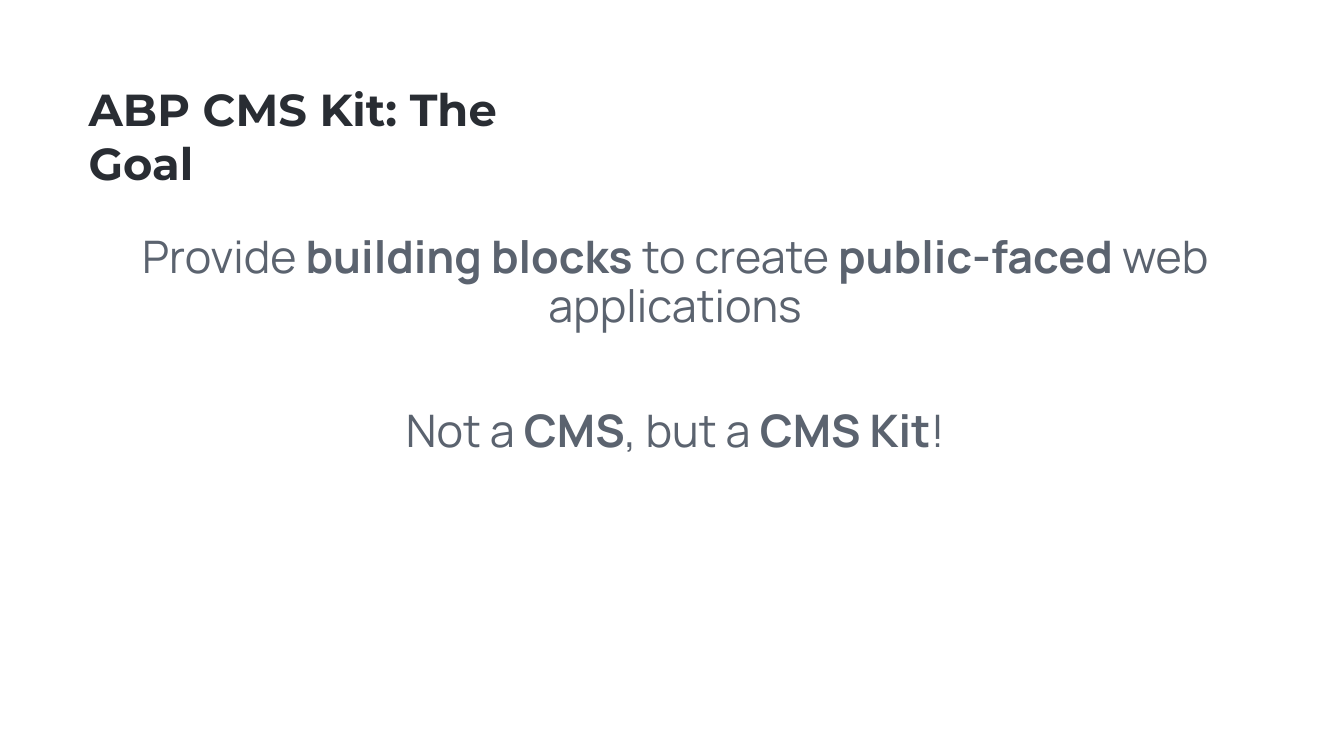
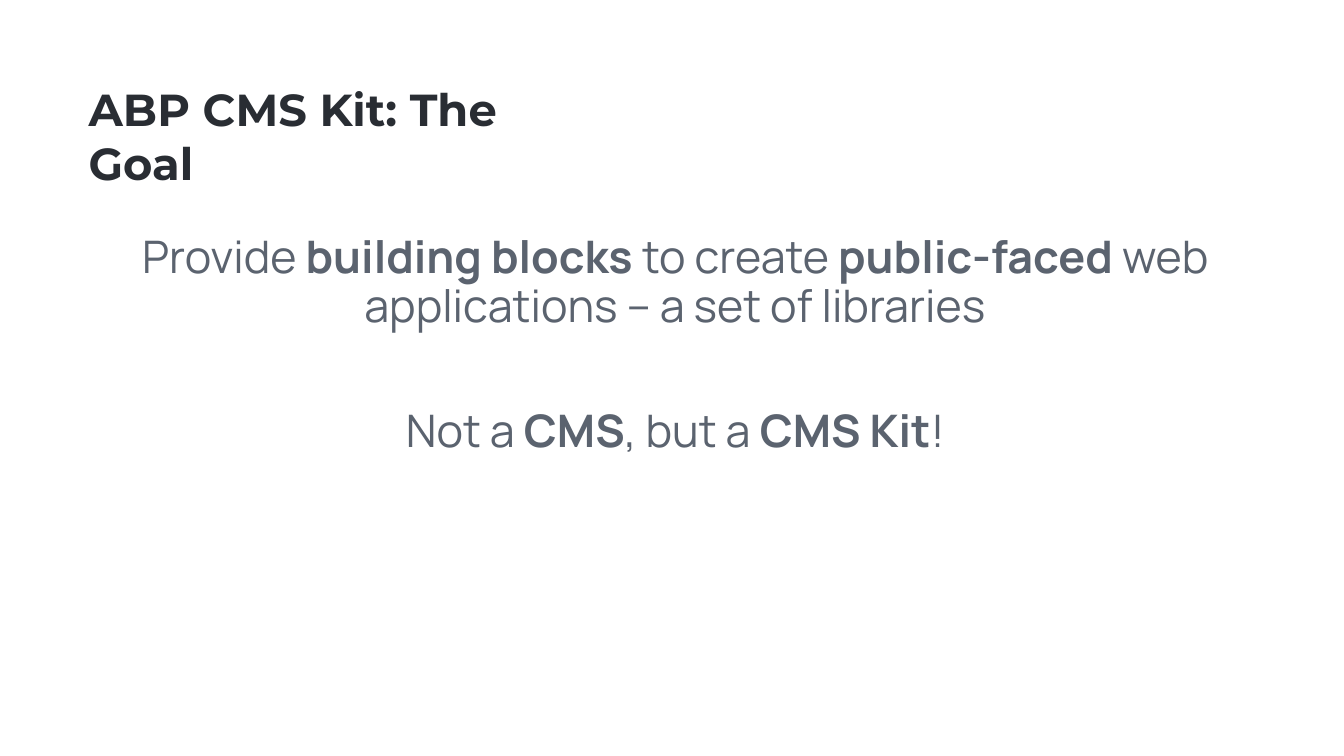
Before and after one commit to hikalkan/presentations, a slide deck: slide 2 of 2023-09-28 ABP CMS Kit/ABP CMS Kit.pptx. Drawn at 1344x756 pixels with LibreOffice and Linux fonts; fonts in the diff are those of the drawing; background and template pictures are left out. Boxes give left, top, right and bottom in pixels: in the first picture for what was removed or moved away, otherwise in the second. Text is boxed around its words. In the diff, an @@ line names an element or a change of style, - is before the commit and + after.

```diff
--- a/2023-09-28 ABP CMS Kit/ABP CMS Kit.pptx
+++ b/2023-09-28 ABP CMS Kit/ABP CMS Kit.pptx
@@ text at <box>142,240,1208,333</box>: text changed @@
-Provide building blocks to create public-faced web applications
+Provide building blocks to create public-faced web applications – a set of libraries
```
Also in this commit, not shown: 1 other slide changed.
